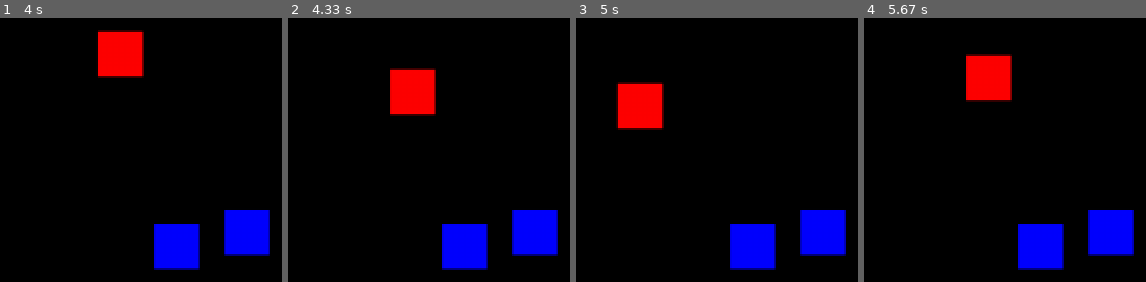
Above: before the commit, frames 1-4 (left to right).
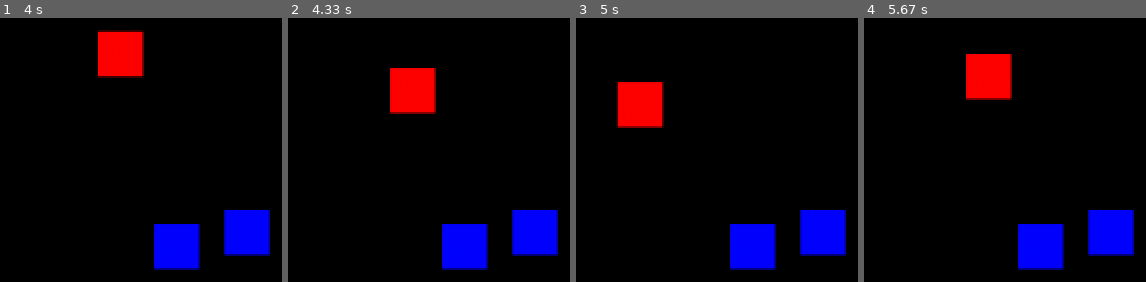
Above: after the commit, the same moments.

Repository: mytinycloud/90D-pygame-scaffold
Game: pygame game, started from main.py
The game is run twice, just before and just after one commit, with the same random seed, the same clock (stepped at 60 frames per second) and the same inputs.
Inputs:
- Up to frame 1 (4 s): hold D 0.33-0.8 s; hold W 0.83-1.13 s; hold D 1.17-1.63 s; hold A 1.67-2.2 s; hold S 2.23-2.53 s; hold A 2.57-2.97 s; hold W 3-3.37 s; hold D from 3.4 s (still down)
- Up to frame 2 (4.33 s): release D at 4.03 s; hold S from 4.07 s (still down)
- Up to frame 3 (5 s): release S at 4.43 s; hold A 4.47-4.93 s; hold D from 4.97 s (still down)
- Up to frame 4 (5.67 s): release D at 5.43 s; hold W from 5.47 s (still down)

Frame 1 is identical in both runs. In frame 2, 0.4% of the frame differs, in the area x 36-53%, y 18-38%; in frame 3, 0.4%; in frame 4, 0.4%.

Commit message:
Add time system

Diff:
--- a/main.py
+++ b/main.py
@@ -9,6 +9,7 @@
 
 # Load systems onto the group
 # Note, systems will be run in the order they are mounted
+systems.time.mount_time_system(group, window.clock)
 systems.controls.mount_control_system(group)
 systems.player.mount_player_system(group)
 systems.motion.mount_motion_system(group)
--- a/systems/__init__.py
+++ b/systems/__init__.py
@@ -4,3 +4,4 @@
 from . import controls
 from . import testing
 from . import collisions
+from . import time
--- a/systems/motion.py
+++ b/systems/motion.py
@@ -17,13 +17,13 @@
 def motion_update_system(group: EntityGroup):
 
     # Naughty. Get this from the window?
-    timestep = 1.0 / 60
+    delta = group.query_singleton("time").time.delta
 
     # Update the position of all entities with a velocity
     for e in group.query('motion'):
         motion: MotionComponent = e.motion
         if motion.is_movable:
-            motion.position += motion.velocity * timestep
+            motion.position += motion.velocity * delta
 
 '''
 Mounts systems for updating motion components
--- a/systems/testing.py
+++ b/systems/testing.py
@@ -13,7 +13,7 @@
 
 
 '''
-Mount the testing system and any testing code
+Mount the testing system any testing init
 '''
 def mount_testing_system(group: EntityGroup):
 
--- /dev/null
+++ b/systems/time.py
@@ -0,0 +1,42 @@
+from engine.ecs import Entity, EntityGroup, enumerate_component, factory
+
+from pygame.time import Clock
+
+
+'''
+Component class to store time information
+'''
+@enumerate_component("time")
+class TimeComponent():
+    clock: Clock
+    total: float = 0.0      # Game time in seconds
+    delta: float = 0.0      # Elapsed time since previous frame
+    tick: int = 0           # Frame number
+
+
+
+
+'''
+Moves the game time information into the time entity
+'''
+def update_time_system(group: EntityGroup):
+
+    t: TimeComponent = group.query_singleton("time").time
+
+    delta = t.clock.get_time() / 1000.0
+    t.tick += 1
+    t.delta = delta
+    t.total += delta
+
+    print(t.delta, t.total, t.tick)
+
+
+
+'''
+Mounts the components and systems for reading controls
+'''
+def mount_time_system(group: EntityGroup, clock: Clock):
+    e = Entity("time")
+    e.time = TimeComponent(clock = clock)
+    group.add(e)
+    group.mount_system(update_time_system)
